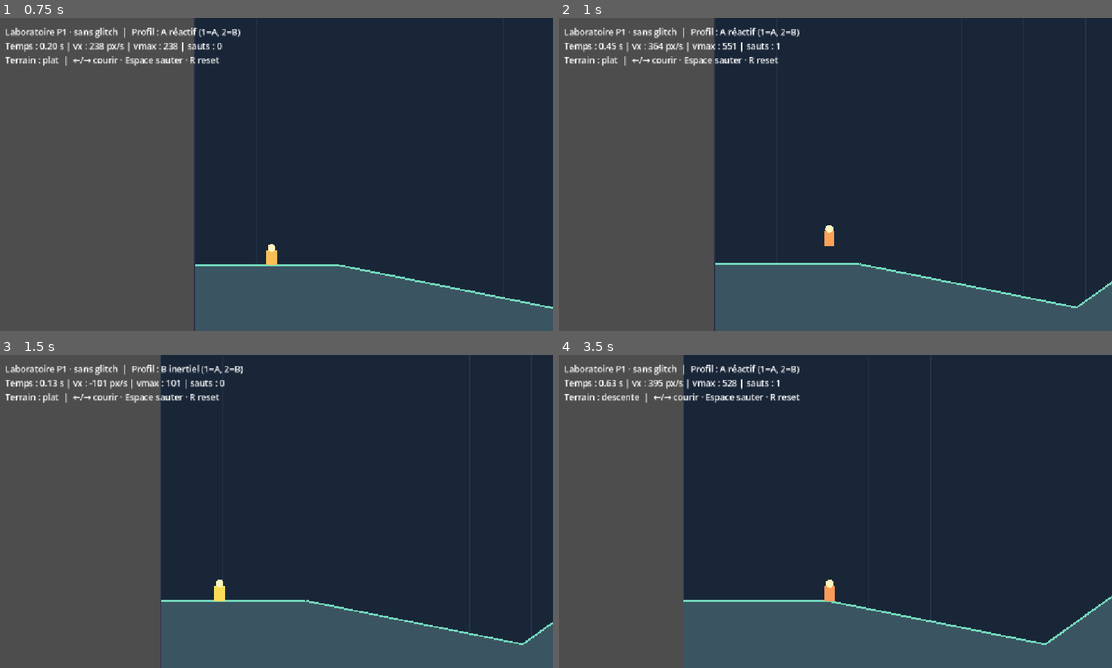
Above: before the commit, frames 1-4 (two rows, left to right).
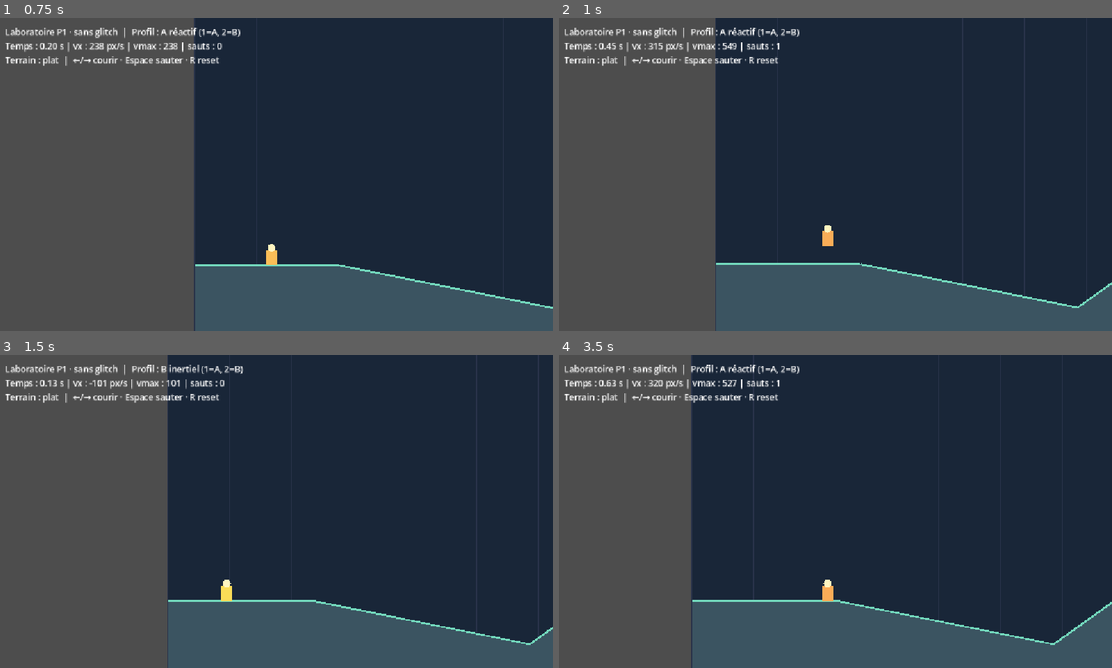
Above: after the commit, the same moments.

Repository: goldaj/glitch_runner
Game: Godot game, scene res://scenes/prototype.tscn
The game is run twice, just before and just after one commit, with the same random seed, the same clock (stepped at 60 frames per second) and the same inputs.
Inputs:
- Up to frame 1 (0.75 s): tap Enter (ui_accept) at 0.5 s; hold Right (ui_right) from 0.53 s (still down); hold 1 from 0.53 s (still down)
- Up to frame 2 (1 s): keep holding Right (ui_right); keep holding 1; tap Enter (ui_accept) at 0.77 s
- Up to frame 3 (1.5 s): release Right (ui_right) at 1.28 s; release 1 at 1.28 s; hold Left (ui_left) from 1.28 s (still down); tap 2 at 1.35 s
- Up to frame 4 (3.5 s): tap Enter (ui_accept) at 1.52, 3.02 s; release Left (ui_left) at 2.03 s; hold R 2.03-2.78 s; hold Right (ui_right) from 2.03 s (still down); tap 1 at 2.85 s

Frame 1 is identical in both runs. In frame 2, 0.5% of the frame differs, in the area x 17-100%, y 0-100%; in frame 3, 1.7%; in frame 4, 2.4%, in the area x 7-100%, y 0-100%.

Commit message:
fix(physics): preserve terrain-earned momentum through jumping and landing

Diff:
--- a/scripts/movement_model.gd
+++ b/scripts/movement_model.gd
@@ -71,7 +71,13 @@
 		feet.x = clampf(feet.x + ground_speed * dt, Course.START_X, Course.END_X)
 		feet.y = Course.height_at(feet.x)
 	else:
-		air_velocity.x = clampf(air_velocity.x + axis * AIR_ACCEL * dt, -AIR_SPEED_CAP, AIR_SPEED_CAP)
+		# Air steering fades near the normal air speed, but does NOT erase
+		# momentum that a slope (or later a legitimate glitch) gave us.
+		var air_steer: float = AIR_ACCEL
+		if air_velocity.x * axis >= 0.0:
+			var air_headroom: float = clampf((AIR_SPEED_CAP - air_velocity.x * axis) / AIR_SPEED_CAP, 0.0, 1.0)
+			air_steer *= air_headroom
+		air_velocity.x = clampf(air_velocity.x + axis * air_steer * dt, -GROUND_SAFETY_CAP, GROUND_SAFETY_CAP)
 		if not jump_held and air_velocity.y < -155.0:
 			air_velocity.y = -155.0
 		air_velocity.y += GRAVITY * dt
--- a/tests/test_movement.gd
+++ b/tests/test_movement.gd
@@ -110,6 +110,23 @@
 	descent_from_other_side.ground_speed = -250.0
 	descent_from_other_side.step(0.0, false, false, DT)
 	_check(descent_from_other_side.ground_speed < -250.0, "gravity accelerates descending toward the left too")
+	# A slope-generated run must stay fast even when jumping, then landing.
+	var flight = Model.new()
+	flight.feet = Vector2(1300.0, Course.height_at(1300.0))
+	flight.ground_speed = 680.0
+	flight.step(1.0, true, true, DT)
+	_check(not flight.grounded, "overspeed launch lifts off")
+	_check(flight.air_velocity.x > Model.AIR_SPEED_CAP, "jump preserves horizontal speed above air steering cap")
+	var airborne_before: float = flight.air_velocity.x
+	flight.step(1.0, false, true, DT)
+	_check(flight.air_velocity.x >= airborne_before - 0.01, "steering does not clamp exceptional momentum")
+	var landing = Model.new()
+	landing.feet = Vector2(1300.0, Course.height_at(1300.0) - 1.0)
+	landing.grounded = false
+	landing.air_velocity = Vector2(670.0, 200.0)
+	landing.step(1.0, false, false, DT)
+	_check(landing.grounded, "high speed runner lands on flat terrain")
+	_check(landing.ground_speed > Model.GROUND_SPEED_CAP, "landing retains exceptional horizontal speed")
 	if failures.is_empty():
 		print("PASS movement_lab: %d invariants" % checks)
 		quit(0)
Not shown, changed: docs/CHATGPT_PROJECT_HISTORY.md
Not shown, changed: docs/CODEX_HANDOFF.md
Not shown, changed: docs/ROADMAP.md
